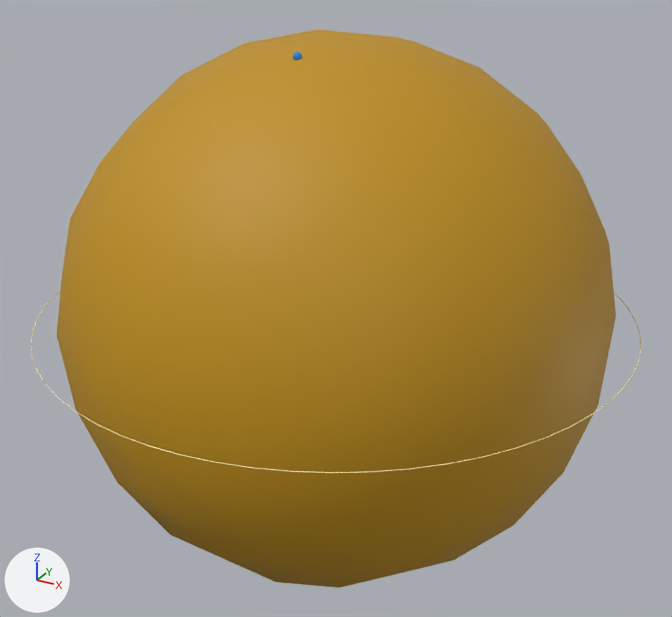
Renders of the glTF model glb/66.glb from each side of a commit.
Before and after are seen from a camera (50 mm lens) standing at (1.269, -2.307, 1.153) and looking at (0.0, 0.0, 0.0). Every picture has the same lights, and +X, +Y and +Z are marked at lower left. The first picture is the older version. Where no turn or scale is listed for an object, it has been applied to the vertices.

The first picture shows 'Nivel_n6', 'Orbital_6s_0' and 1 more.
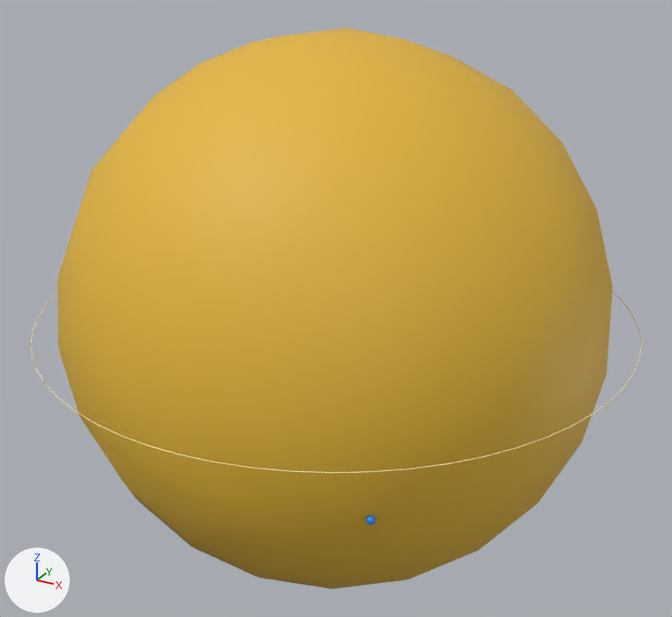
Boxes (x1, y1, x2, y2) around the edits, measured in the pictures (672 x 617 px):
'Orbital_6s_0', recoloured, turned: before (57, 29, 616, 588); after (58, 28, 613, 589)

The change, as a diff of the scene's bpy script:
```diff
--- a/glb/66.glb.py
+++ b/glb/66.glb.py
@@ mat_tmp_orb_66_6s @@
 mat_tmp_orb_66_6s = principled_material('TMP_orb_66_6s')
-mat_tmp_orb_66_6s.base_color = (0.527, 0.28, 0.00352)  # yellow #c0900c
+mat_tmp_orb_66_6s.base_color = (0.784, 0.475, 0.039)  # yellow #e5b738
 mat_tmp_orb_66_6s.roughness = 0.6
@@ ob_orbital_6s_0 @@
 ob_orbital_6s_0.location = (0.0, 0.0, 0.0)
-ob_orbital_6s_0.rotation_euler = (0.492, 0.887, 0.905)  # degrees (28, 51, 52)
+ob_orbital_6s_0.rotation_euler = (0.772, 0.451, -2.369)  # degrees (44, 26, -136)
 ob_orbital_6s_0.scale = (0.828, 0.828, 0.828)
```
